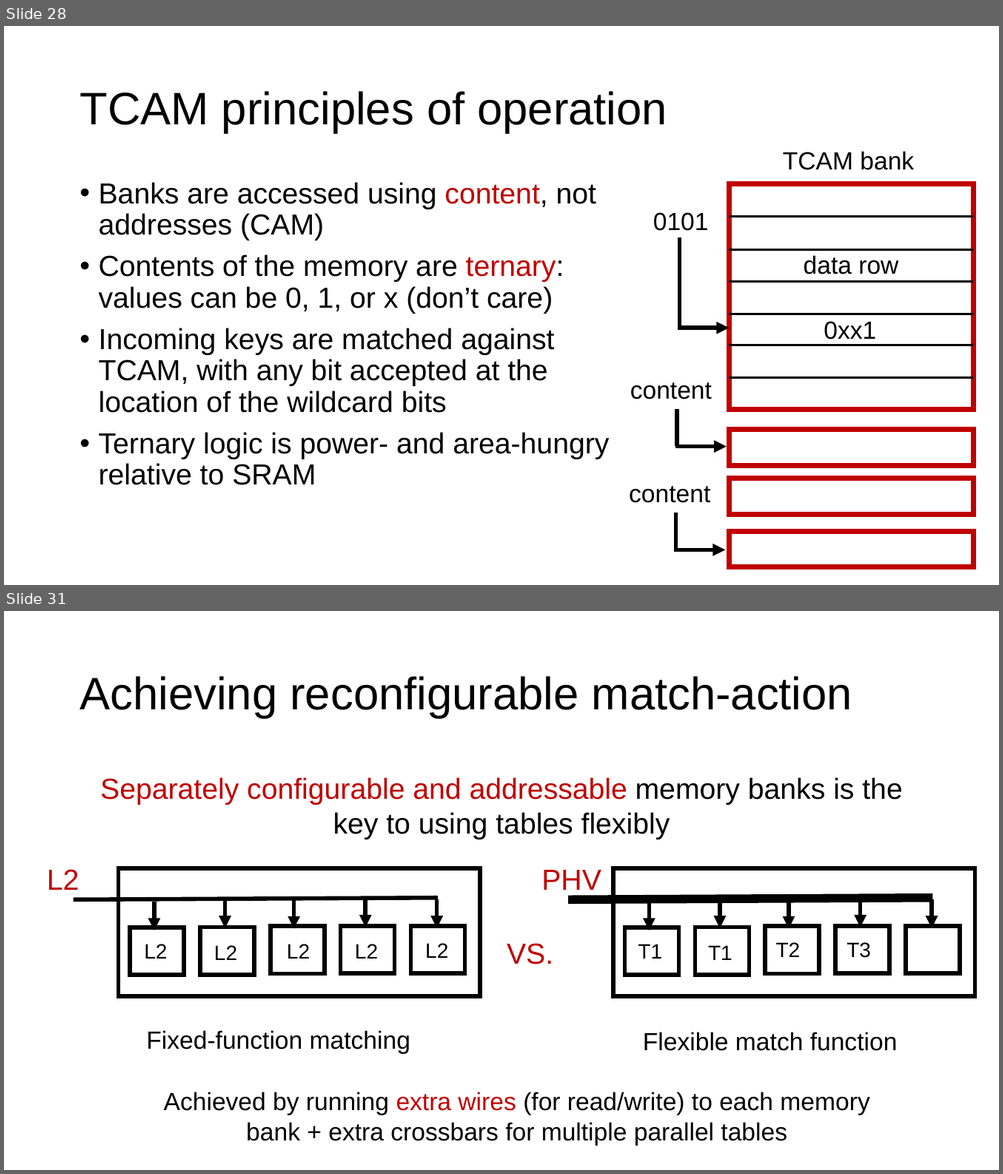
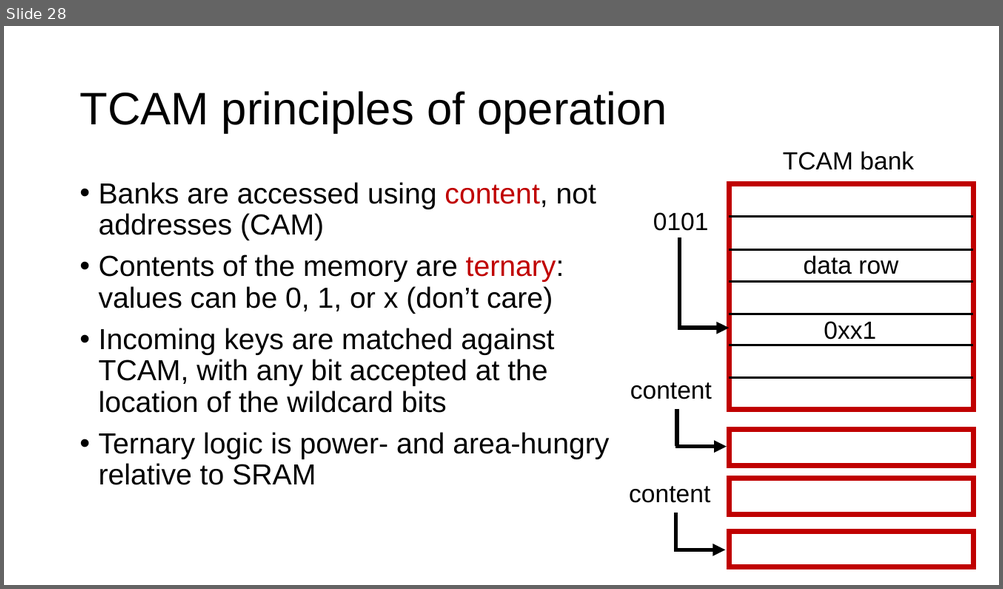
Before and after one commit to ngsrinivas/coursegen, a slide deck: ex/552-S24/staging/552-S24/lectures/08-network-hardware-data-plane.pptx. Shown one above the other, each under a label of ours: slides 28 and 31 before the commit, slide 28 after it; the slides between them are not shown. The pictures are 1003x1174 and 1003x589 pixels, drawn with LibreOffice and Linux fonts; fonts in the diff are those of the drawing. Boxes give left, top, right and bottom in pixels: in the first picture for what was removed or moved away, otherwise in the second. Text is boxed around its words. In the diff, an @@ line names an element or a change of style, - is before the commit and + after.

```diff
--- a/ex/552-S24/staging/552-S24/lectures/08-network-hardware-data-plane.pptx
+++ b/ex/552-S24/staging/552-S24/lectures/08-network-hardware-data-plane.pptx
@@ slide 31 removed at [4, 611, 999, 1170], background #FFFFFF @@
@@ title removed at [79, 676, 852, 718] @@
-Achieving reconfigurable match-action
@@ text removed at [100, 777, 902, 840] @@
-Separately configurable and addressable memory banks is the key to using tables flexibly
@@ group removed at [47, 869, 480, 997]: 6 rectangles, 5 arrows, 1 text, 1 line @@
-L2
@@ group removed at [541, 869, 976, 997]: 6 rectangles, 5 arrows, 1 text, 1 line @@
-PHV
@@ text removed at [425, 943, 448, 958] @@
-L2
@@ text removed at [506, 943, 553, 965] @@
-VS.
@@ text removed at [776, 943, 800, 957] @@
-T2
@@ text removed at [846, 943, 871, 958] @@
-T3
@@ text removed at [144, 944, 167, 959] @@
-L2
@@ text removed at [214, 945, 237, 960] @@
-L2
@@ text removed at [287, 944, 310, 959] @@
-L2
@@ text removed at [355, 944, 378, 959] @@
-L2
@@ text removed at [637, 944, 662, 959] @@
-T1
@@ text removed at [708, 945, 732, 960] @@
-T1
@@ text removed at [146, 1031, 410, 1054] @@
-Fixed-function matching
@@ text removed at [643, 1032, 897, 1051] @@
-Flexible match function
@@ text removed at [164, 1092, 869, 1146] @@
-Achieved by running extra wires (for read/write) to each memory bank + extra crossbars for multiple parallel tables
```
Also in this commit, not shown: 21 other slides removed, 4 other files.
